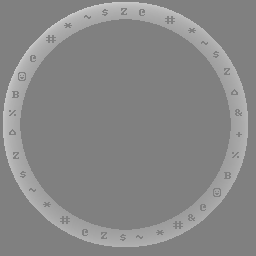
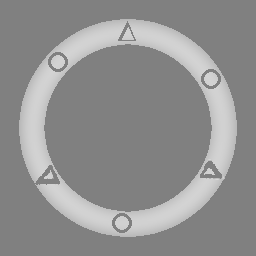
Comparing the layer stacks of the two w=256, h=256 images. Changes:
removed layer "background" over bbox(3, 2, 248, 247)
added layer "main" above "tileset.png" over bbox(19, 19, 237, 237)
